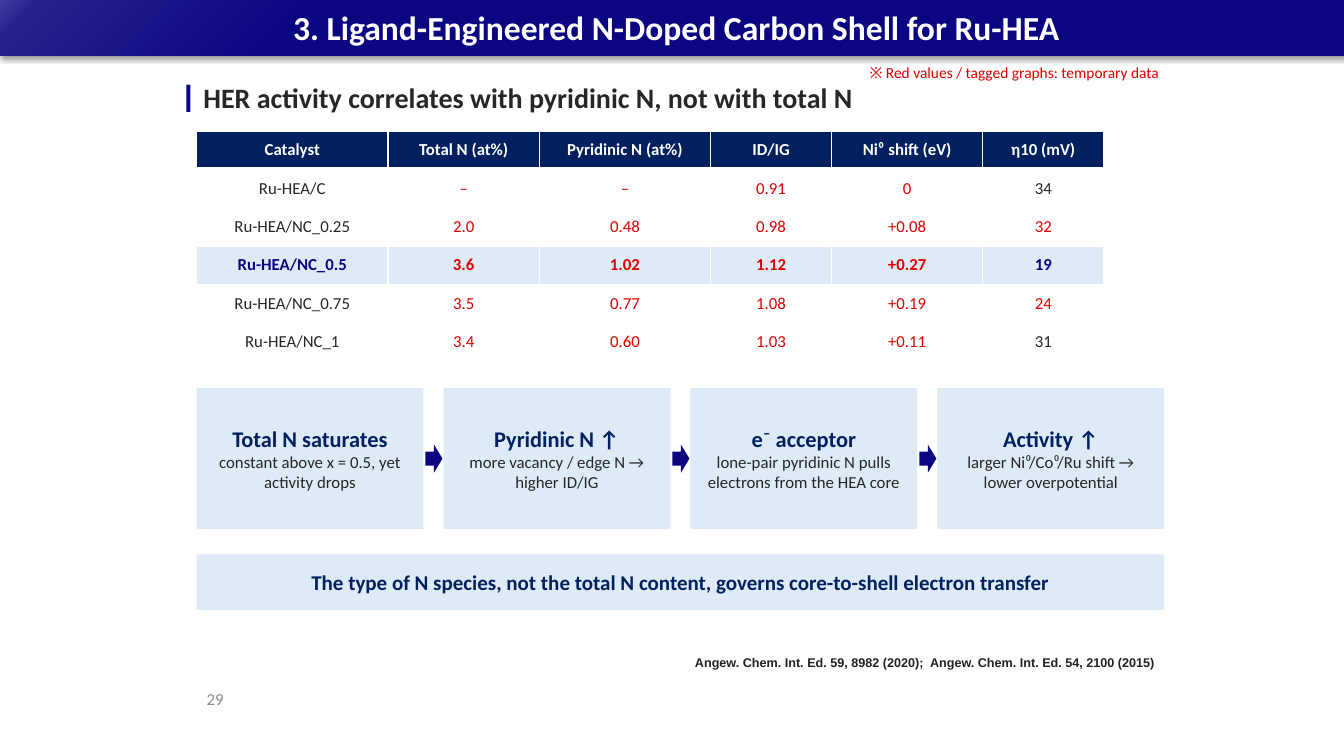
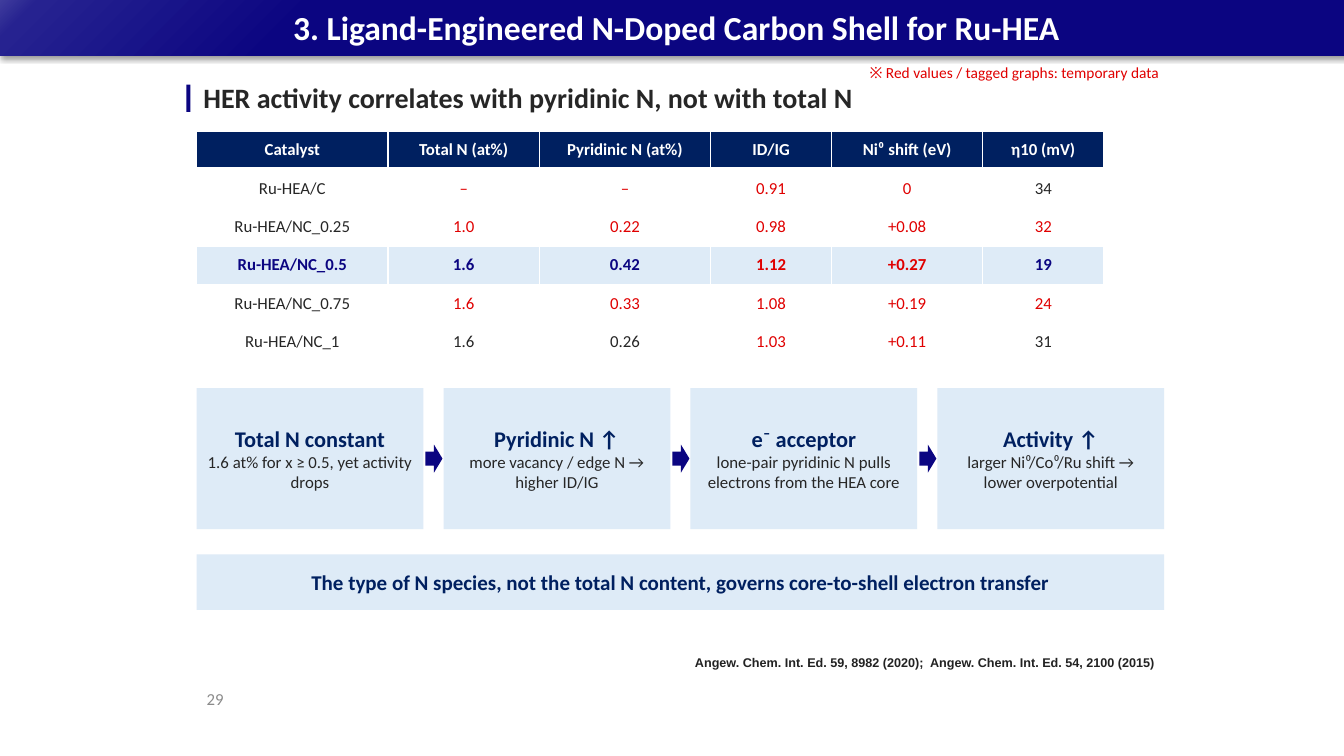
Before and after one commit to limsj0204/letter, a slide deck: slide 29 of 학위논문_디펜스_발표자료_5시료.pptx. Drawn at 1344x756 pixels with LibreOffice and Linux fonts; fonts in the diff are those of the drawing. Boxes give left, top, right and bottom in pixels: in the first picture for what was removed or moved away, otherwise in the second. Text is boxed around its words. In the diff, an @@ line names an element or a change of style, - is before the commit and + after.

```diff
--- a/학위논문_디펜스_발표자료_5시료.pptx
+++ b/학위논문_디펜스_발표자료_5시료.pptx
@@ table at (x1=197, y1=131, x2=1104, y2=361) @@
-row 3, column 2: 2.0
+row 3, column 2: 1.0
-row 3, column 3: 0.48
+row 3, column 3: 0.22
-row 4, column 2: 3.6
+row 4, column 2: 1.6
-row 4, column 3: 1.02
+row 4, column 3: 0.42
-row 5, column 2: 3.5
+row 5, column 2: 1.6
-row 5, column 3: 0.77
+row 5, column 3: 0.33
-row 6, column 2: 3.4
+row 6, column 2: 1.6
-row 6, column 3: 0.60
+row 6, column 3: 0.26
@@ text in rectangle at (x1=208, y1=431, x2=412, y2=491): text changed @@
-Total N saturates
-constant above x = 0.5, yet activity drops
+Total N constant
+1.6 at% for x ≥ 0.5, yet activity drops
```
Also in this commit, not shown: 3 other slides changed, 1 other file.
